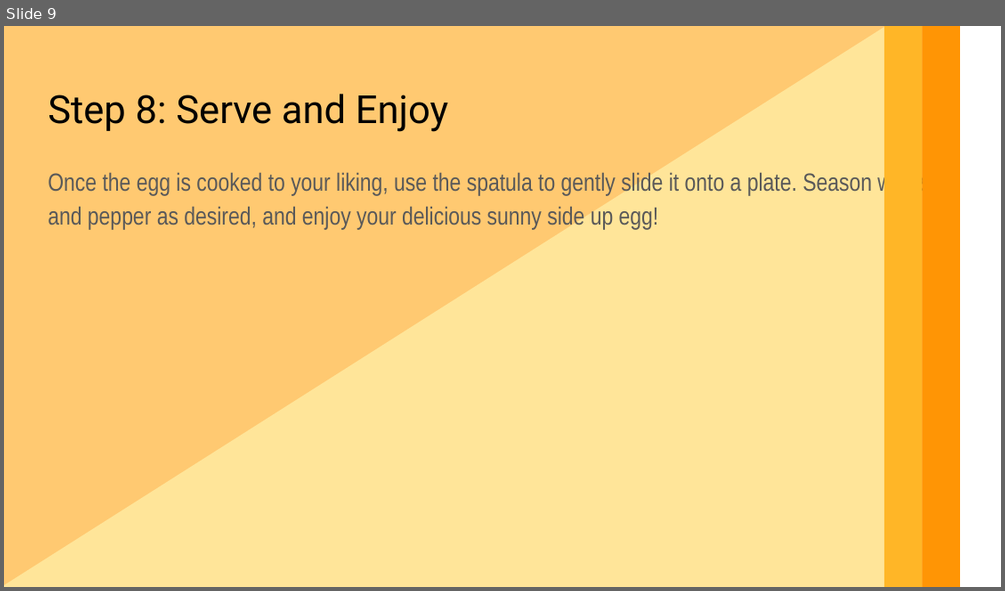
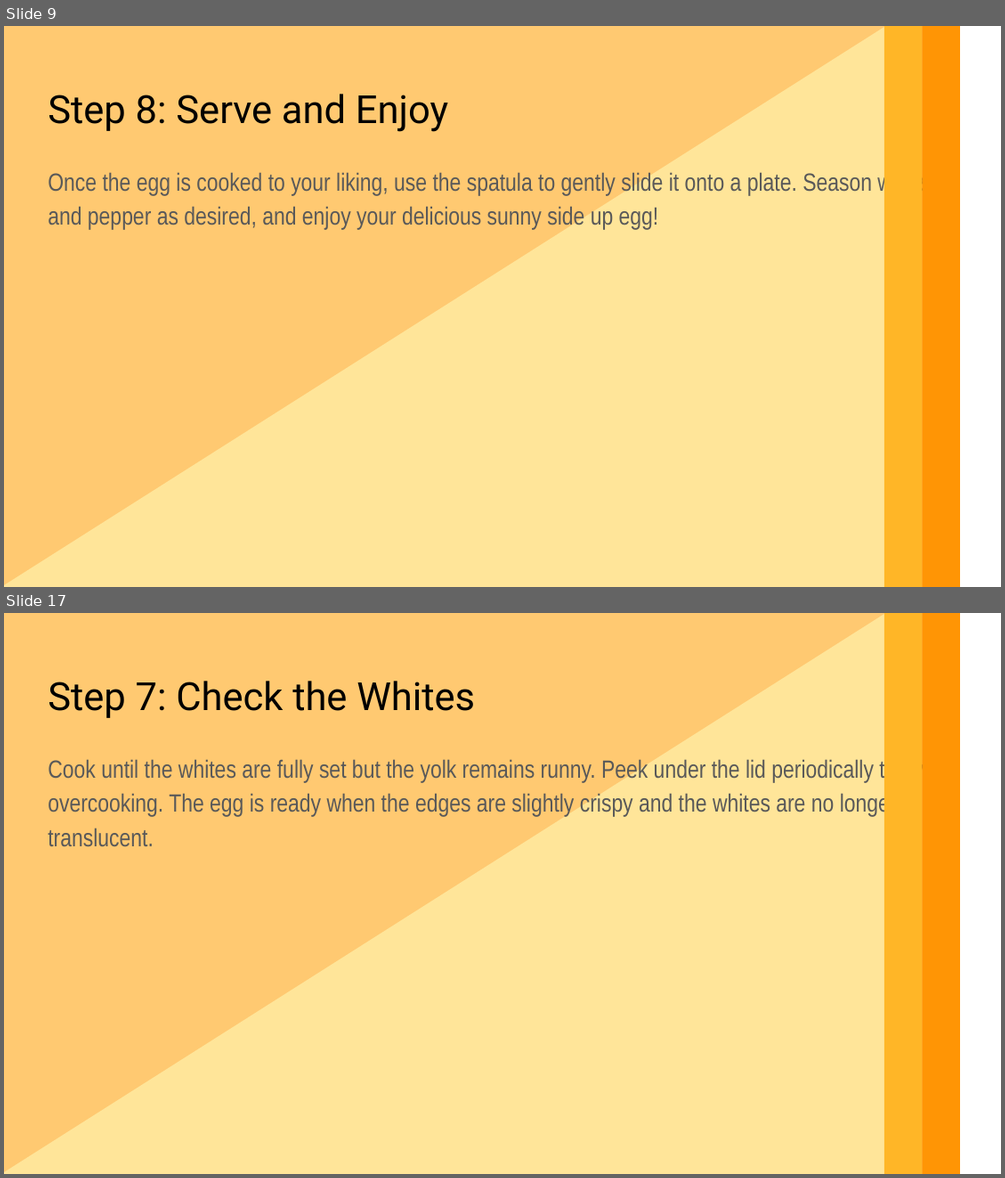
Before and after one commit to jeremyvet/ai-slides, a slide deck: cool.pptx. Shown one above the other, each under a label of ours: slide 9 before the commit, slides 9 and 17 after it; the slides between them are not shown. The pictures are 1005x591 and 1005x1178 pixels, drawn with LibreOffice and Linux fonts; fonts in the diff are those of the drawing. Boxes give left, top, right and bottom in pixels: in the first picture for what was removed or moved away, otherwise in the second. Text is boxed around its words. In the diff, an @@ line names an element or a change of style, - is before the commit and + after.

```diff
--- a/cool.pptx
+++ b/cool.pptx
@@ slide 17 added at <box>4,613,1001,1174</box>, background #FFFFFF @@
@@ rectangle added at <box>4,613,959,1174</box>, fill #FFC971 @@
@@ right triangle added at <box>4,613,886,1174</box>, fill #FFE599 @@
@@ rectangle added at <box>884,613,922,1174</box>, fill #FFB627 @@
@@ rectangle added at <box>922,613,960,1174</box>, fill #FF9505 @@
@@ text added at <box>48,681,475,718</box>, 28 pt, text #000000 @@
+Step 7: Check the Whites
@@ text added at <box>48,755,951,847</box>, 18 pt, text #595959 @@
+Cook until the whites are fully set but the yolk remains runny. Peek under the lid periodically to avoid overcooking. The egg is ready when the edges are slightly crispy and the whites are no longer translucent.
```
Also in this commit, not shown: 8 other slides added, 2 other files.
